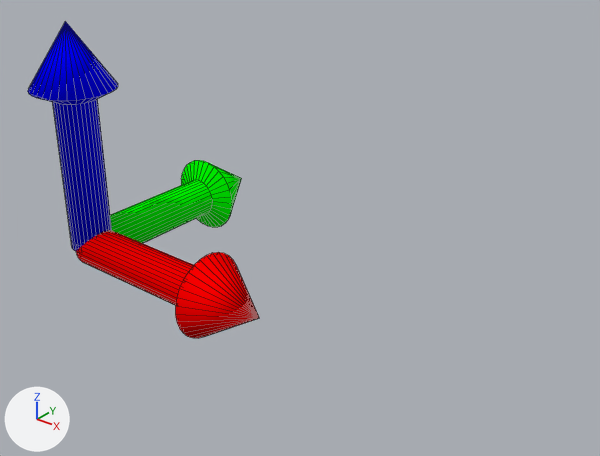
Renders of the Blender file blender/data/library.blend from each side of a commit.
Camera for both pictures: a 50 mm camera at (0.03111, -0.02239, 0.01877) aimed at (0.01058, 0.00328, 0.00286). Every picture has the same lights, and +X, +Y and +Z are marked at lower left. Mesh edges are drawn as thin lines.

The scene before the commit, as lines of its bpy script (objects in view):
```python
me_coordinate_system = bpy.data.meshes.new('coordinate_system')
me_coordinate_system.from_pydata(...)  # 294 vertices, 384 faces; spans x -0.002..0.011, y -0.002..0.011, z -0.002..0.011
# faces by material slot: [128, 128, 128]
me_coordinate_system.materials.append(mat_arrow_x)  # red #ff0000
me_coordinate_system.materials.append(mat_arrow_y)  # green #00ff00
me_coordinate_system.materials.append(mat_arrow_z)  # blue #0000ff
ob_coordinate_system = bpy.data.objects.new('coordinate_system', me_coordinate_system)
ob_coordinate_system.location = (0.0, 0.0, 0.0)
```
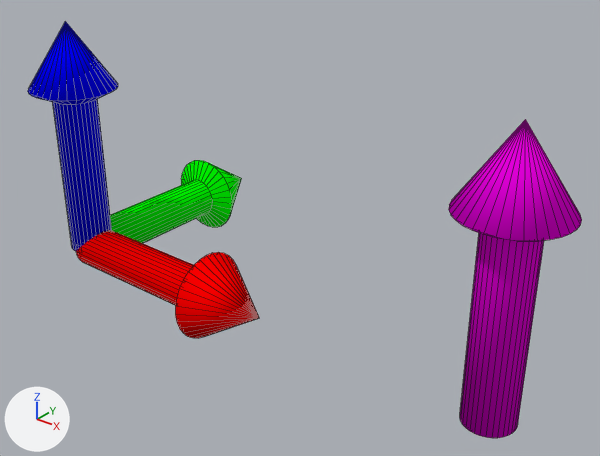
The newer file is also rescaled (x92.31) as a whole; pictures and numbers use the older file's frame.

Patch to the scene script:
```diff
--- a/blender/data/library.blend.py
+++ b/blender/data/library.blend.py
@@ mat_force @@
+mat_force = diffuse_material('force')
+mat_force.base_color = (0.8, 0.0, 0.708)  # pink #e700db
@@ me_force_top @@
+me_force_top.from_pydata(...)  # 65 vertices, 64 faces; spans x -0.185..0.185, y -0.185..0.185, z 0.0..0.323
+me_force_top.materials.append(mat_force)  # pink #e700db
@@ me_force_bottom @@
+me_force_bottom.from_pydata(...)  # 65 vertices, 64 faces; spans x -0.092..0.092, y -0.092..0.092, z -0.692..0.0
+me_force_bottom.polygons.foreach_set('use_smooth', [True] * 64)
+me_force_bottom.materials.append(mat_force)  # pink #e700db
@@ ob_force_top @@
+ob_force_top = bpy.data.objects.new('force_top', me_force_top)
+ob_force_top.location = (0.02167, 0.0, 0.0075)
+ob_force_top.scale = (0.0108, 0.0108, 0.0108)
@@ ob_force_bottom @@
+ob_force_bottom = bpy.data.objects.new('force_bottom', me_force_bottom)
+ob_force_bottom.location = (0.02167, 0.0, 0.0075)
+ob_force_bottom.scale = (0.0108, 0.0108, 0.0108)
```

Location of each change, (x1, y1, x2, y2) in pixels of the pictures (600 x 456 px):
'force_bottom', added
    after: (460, 233, 544, 438)
'force_top', added (pink)
    after: (449, 119, 582, 241)
